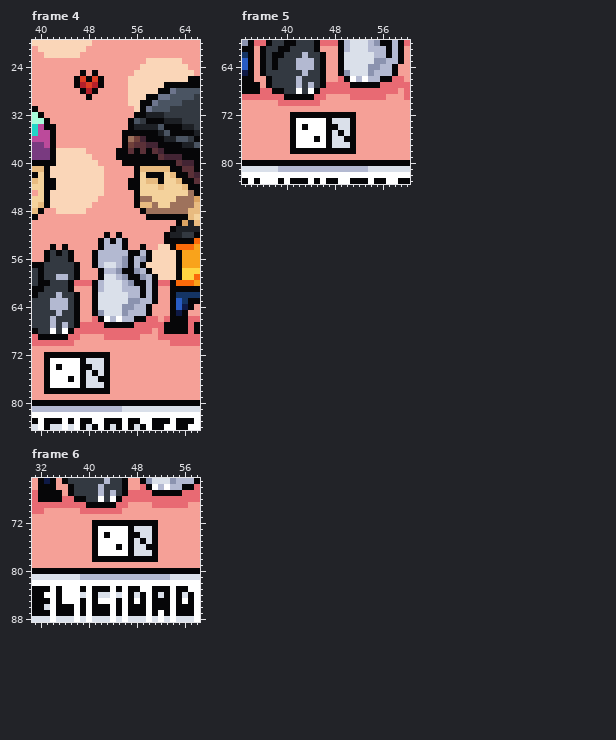
Pixel-art file: AzaGift/AzayHelen.aseprite. This is how it looked before the edit.
96x96 pixels, 8 frames. Shown: frame 4: x 39..66, y 20..84; frame 5: x 33..60, y 60..83; frame 6: x 31..58, y 65..88. The commit also changed other frames or places, which this record leaves out.
After:
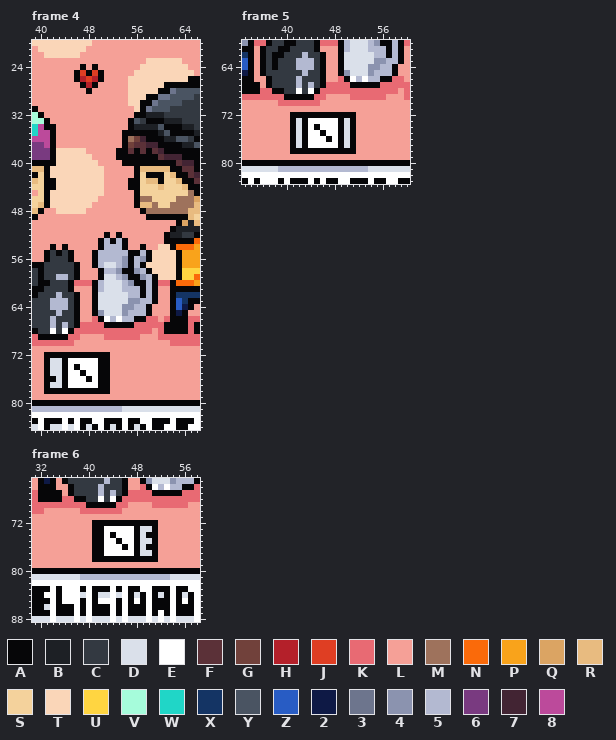
Palette (. is transparent): A #060608  B #1d2025  C #333941  D #dae0ea  E #ffffff  F #5b3138  G #71413b  H #b4202a  J #df3e23  K #e86a73  L #f5a097  M #9e725c  N #fa6a0a  P #f9a31b  Q #dba463  R #e8bb80  S #f4d29c  T #fad6b8  U #ffd541  V #a6fcdb  W #20d6c7  X #143464  Y #4a5462  Z #285cc4  2 #0e1945  3 #6d758d  4 #8b93af  5 #b3b9d1  6 #793a80  7 #422433  8 #bc4a9b
Changes in this commit:
Changed rows in their new state; - is an unchanged pixel.
Frame 4, layers "Dice", "Heart":
first column x 46:
24 -A-A-
25 AJAJA
26 -HJH-
27 LAHAL
28 -LAL-
29 --L--
first column x 42:
73 DDA--EEEA
74 DDA-AEEEA
75 DDA---EEA
76 ADAE-EAE-
77 DDA--EEEA
Frame 5, layer "Dice":
first column x 42:
73 DA---EEA-
74 D--A-EEA-
75 DA--AEE--
76 DA-E--EAD
77 DA---EEA-
Frame 6, layer "Dice":
first column x 42:
73 A----EA--
74 AEA--E--A
75 A--A-EAD-
76 A--EAEA--
77 A----EA--
Where, in picture pixels (left, top, right, bottom), the same in both pictures:
changed: (74, 64, 104, 100)
changed: (50, 358, 104, 388)
changed: (296, 118, 350, 148)
changed: (98, 526, 152, 556)
